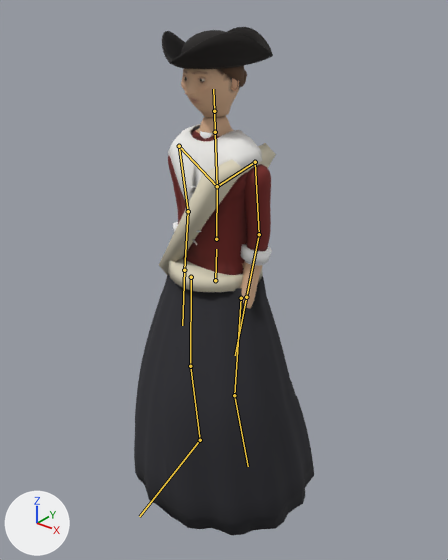
Renders of the glTF model reckoning/models/watchwoman_tricorn.glb from each side of a commit.
Before and after are seen from a 50 mm camera at (1.322, -1.63, 1.949) aimed at (0.001, 0.021, 0.925). Arrows for +X, +Y and +Z are at lower left; the lights stay in place. The first picture is the older version. Both versions are drawn at frame 91 of the action 'Idle'; the numbers are the values there. The bones that change, and the others that lie on the model, are drawn over the model as lines.

Names of what the first picture shows: 'watchwoman_tricorn_body', 'watchwoman_tricorn_eyes', 'watchwoman_tricorn_hair', 'watchwoman_tricorn_hat', 'watchwoman_tricorn_linen', 'watchwoman_tricorn_sash', 'watchwoman_tricorn_skin', 'watchwoman_tricorn_skirt'.
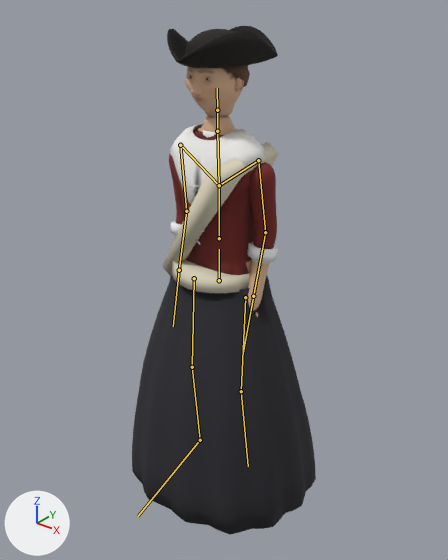
What differs and where, as boxes [x1, y1, x2, y2] in the pictures (448 x 560 px):
```json
{"object": "watchwoman_tricorn_skirt", "change": "posed", "before": [134, 275, 314, 535], "after": [132, 275, 316, 534]}
{"object": "watchwoman_tricorn_body", "change": "posed", "before": [168, 116, 271, 309], "after": [169, 115, 277, 317]}
{"object": "watchwoman_tricorn_sash", "change": "posed", "before": [159, 143, 276, 292], "after": [162, 142, 279, 293]}
{"object": "watchwoman_tricorn_linen", "change": "posed", "before": [168, 124, 272, 264], "after": [170, 123, 279, 262]}
{"object": "watchwoman_tricorn_hat", "change": "posed", "before": [162, 27, 273, 69], "after": [167, 26, 278, 68]}
{"object": "watchwoman_tricorn_skin", "change": "posed", "before": [181, 69, 240, 117], "after": [185, 67, 244, 116]}
{"object": "watchwoman_tricorn_hair", "change": "posed", "before": [221, 66, 247, 87], "after": [226, 65, 250, 87], "on screen": "7% narrower"}
{"object": "watchwoman_tricorn_eyes", "change": "posed", "before": [184, 77, 205, 81], "on screen": "not visible afterwards"}
{"object": "watchwoman_tricorn_iris", "change": "now drawn", "after": [189, 75, 209, 81]}
{"bone": "hips", "before": "(215, 280) to (216, 249)", "after": "(219, 280) to (219, 249)"}
{"bone": "spine", "before": "(216, 239) to (217, 186)", "after": "(219, 238) to (219, 185)"}
{"bone": "chest", "before": "(217, 186) to (215, 132)", "after": "(219, 185) to (217, 131)"}
{"bone": "neck", "before": "(215, 132) to (214, 111)", "after": "(217, 131) to (217, 110)"}
{"bone": "upper_arm.L", "before": "(255, 162) to (259, 234)", "after": "(258, 160) to (265, 232)"}
{"bone": "forearm.L", "before": "(259, 234) to (246, 297)", "after": "(265, 232) to (253, 296)"}
{"bone": "upper_arm.R", "before": "(179, 146) to (188, 211)", "after": "(180, 145) to (186, 211)"}
{"bone": "forearm.R", "before": "(188, 211) to (184, 270)", "after": "(186, 211) to (179, 270)"}
{"bone": "thigh.L", "before": "(241, 298) to (234, 395)", "after": "(245, 297) to (241, 391)"}
{"bone": "shin.L", "before": "(234, 395) to (248, 466)", "after": "(241, 391) to (248, 466)"}
{"bone": "thigh.R", "before": "(191, 277) to (190, 366)", "after": "(194, 278) to (192, 367)"}
```

The change, as JSON lines over the scene's bpy script:
```json
{"block": "bone_hips", "where": "bone_hips = bpy.data.objects['watchwoman_tricorn_rig'].pose.bones['hips']  # child of 'root'"}
{"op": "set", "path": "bone_hips.location", "old": "(-0.022, -0.006, 0.0)", "new": "(-0.004, -0.002, 0.0)"}
{"op": "set", "path": "bone_hips.rotation_quaternion", "old": "(1.0, 0.0, -0.007, -0.02)", "new": "(1.0, 0.0, 0.0, -0.003)", "note": "degrees (0, -1, -2) -> degrees (0, 0, 0)"}
{"block": "bone_spine", "where": "bone_spine = bpy.data.objects['watchwoman_tricorn_rig'].pose.bones['spine']  # child of 'hips'"}
{"op": "set", "path": "bone_spine.rotation_quaternion", "old": "(1.0, 0.005, -0.005, 0.01)", "new": "(1.0, 0.003, 0.0, 0.002)", "note": "degrees (1, -1, 1) -> degrees (0, 0, 0)"}
{"block": "bone_chest", "where": "bone_chest = bpy.data.objects['watchwoman_tricorn_rig'].pose.bones['chest']  # child of 'spine'"}
{"op": "set", "path": "bone_chest.rotation_quaternion", "old": "(1.0, 0.012, 0.0, 0.012)", "new": "(1.0, 0.009, 0.0, 0.003)", "note": "degrees (1, 0, 1) -> degrees (1, 0, 0)"}
{"block": "bone_neck", "where": "bone_neck = bpy.data.objects['watchwoman_tricorn_rig'].pose.bones['neck']  # child of 'chest'"}
{"op": "set", "path": "bone_neck.rotation_quaternion", "old": "(1.0, -0.007, -0.017, 0.012)", "new": "(1.0, -0.005, 0.0, 0.0)", "note": "degrees (-1, -2, 1) -> degrees (-1, 0, 0)"}
{"block": "bone_upper_arm_l", "where": "bone_upper_arm_l = bpy.data.objects['watchwoman_tricorn_rig'].pose.bones['upper_arm.L']  # child of 'shoulder.L'"}
{"op": "set", "path": "bone_upper_arm_l.rotation_quaternion", "old": "(0.999, -0.015, -0.001, 0.045)", "new": "(0.999, 0.01, 0.0, 0.033)", "note": "degrees (-2, 0, 5) -> degrees (1, 0, 4)"}
{"block": "bone_forearm_l", "where": "bone_forearm_l = bpy.data.objects['watchwoman_tricorn_rig'].pose.bones['forearm.L']  # child of 'upper_arm.L'"}
{"op": "set", "path": "bone_forearm_l.rotation_quaternion", "old": "(0.998, -0.06, 0.0, 0.0)", "new": "(0.996, -0.09, 0.0, 0.0)", "note": "degrees (-7, 0, 0) -> degrees (-10, 0, 0)"}
{"block": "bone_upper_arm_r", "where": "bone_upper_arm_r = bpy.data.objects['watchwoman_tricorn_rig'].pose.bones['upper_arm.R']  # child of 'shoulder.R'"}
{"op": "set", "path": "bone_upper_arm_r.rotation_quaternion", "old": "(0.999, 0.015, -0.001, -0.045)", "new": "(0.999, 0.01, 0.0, -0.033)", "note": "degrees (2, 0, -5) -> degrees (1, 0, -4)"}
{"block": "bone_forearm_r", "where": "bone_forearm_r = bpy.data.objects['watchwoman_tricorn_rig'].pose.bones['forearm.R']  # child of 'upper_arm.R'"}
{"op": "set", "path": "bone_forearm_r.rotation_quaternion", "old": "(0.998, -0.06, 0.0, 0.0)", "new": "(0.996, -0.09, 0.0, 0.0)", "note": "degrees (-7, 0, 0) -> degrees (-10, 0, 0)"}
{"block": "bone_thigh_l", "where": "bone_thigh_l = bpy.data.objects['watchwoman_tricorn_rig'].pose.bones['thigh.L']  # child of 'hips'"}
{"op": "set", "path": "bone_thigh_l.rotation_quaternion", "old": "(0.998, -0.054, -0.02, -0.037)", "new": "(1.0, -0.021, -0.008, -0.007)", "note": "degrees (-6, -3, -4) -> degrees (-2, -1, -1)"}
{"block": "bone_shin_l", "where": "bone_shin_l = bpy.data.objects['watchwoman_tricorn_rig'].pose.bones['shin.L']  # child of 'thigh.L'"}
{"op": "set", "path": "bone_shin_l.rotation_quaternion", "old": "(0.994, 0.109, 0.0, 0.001)", "new": "(0.999, 0.041, 0.0, 0.001)", "note": "degrees (13, 0, 0) -> degrees (5, 0, 0)"}
{"block": "bone_thigh_r", "where": "bone_thigh_r = bpy.data.objects['watchwoman_tricorn_rig'].pose.bones['thigh.R']  # child of 'hips'"}
{"op": "set", "path": "bone_thigh_r.rotation_quaternion", "old": "(0.999, -0.01, -0.009, -0.035)", "new": "(1.0, -0.011, 0.005, -0.005)", "note": "degrees (-1, -1, -4) -> degrees (-1, 1, -1)"}
```
